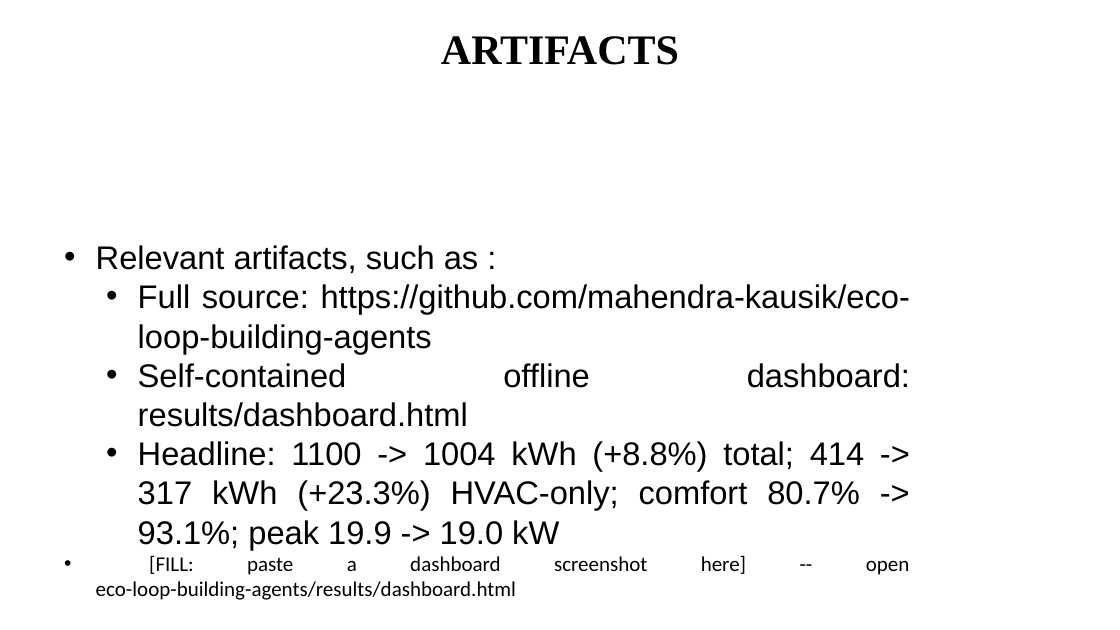
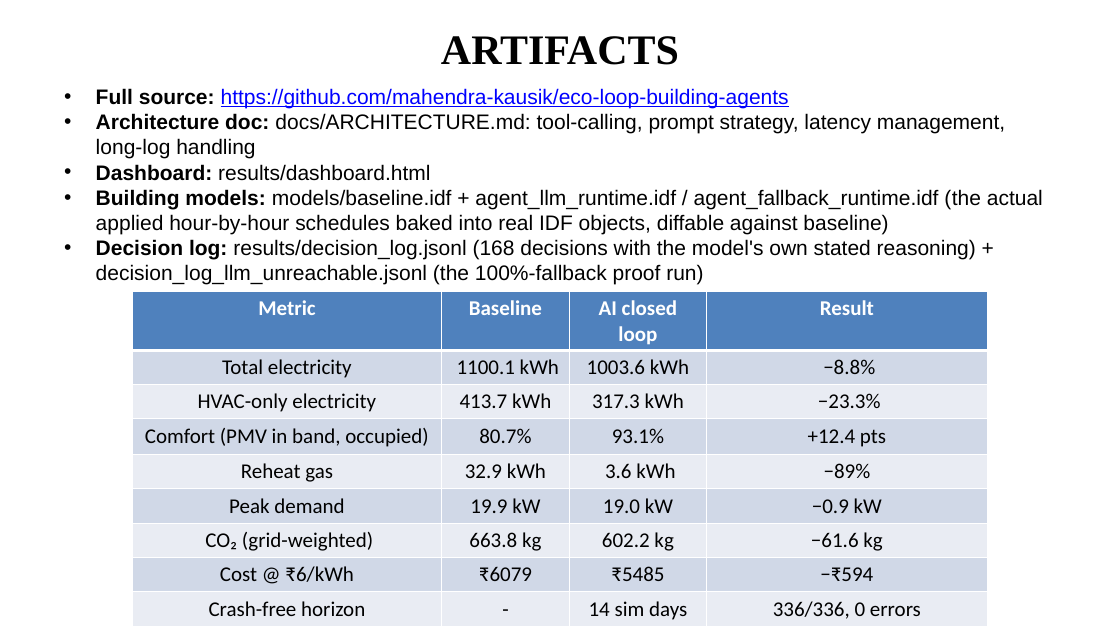
Before and after one commit to mahendra-kausik/eco-loop-building-agents, a slide deck: slide 5 of docs/Eco-Loop_Idea_Submission.pptx. Drawn at 1120x630 pixels with LibreOffice and Linux fonts; fonts in the diff are those of the drawing. Boxes give left, top, right and bottom in pixels: in the first picture for what was removed or moved away, otherwise in the second. Text is boxed around its words. In the diff, an @@ line names an element or a change of style, - is before the commit and + after.

```diff
--- a/docs/Eco-Loop_Idea_Submission.pptx
+++ b/docs/Eco-Loop_Idea_Submission.pptx
@@ text "Full source: https://github.com/mahendra-kausik/eco-loop-bui ...": place and size @@
-text "Full source: https://github.com/mahendra-kausik/eco-loop-bui ..." at <box>96,245,910,600</box>
+text "Full source: https://github.com/mahendra-kausik/eco-loop-bui ..." at <box>96,88,1043,285</box>
@@ text at <box>96,88,789,108</box>: size 28 to 18 pt in "Full source: https://github.com/mahendra-kausik/eco-loop-bui ..."; text colour #000000 to #0000FF, underline on in "https://github.com/mahendra-kausik/eco-loop-building-agents"; bold on in "Full source:"; alignment justified to left; list level 2 to 1 in "Full source: https://github.com/mahendra-kausik/eco-loop-bui ..." @@
@@ text at <box>96,113,1043,285</box>: text changed; size 28 to 18 pt @@
-  • Self-contained offline dashboard: results/dashboard.html
-  • Headline: 1100 -> 1004 kWh (+8.8%) total; 414 -> 317 kWh (+23.3%) HVAC-only; comfort 80.7% -> 93.1%; peak 19.9 -> 19.0 kW
-• [FILL: paste a dashboard screenshot here] -- open eco-loop-building-agents/results/dashboard.html
+• Architecture doc: docs/ARCHITECTURE.md: tool-calling, prompt strategy, latency management, long-log handling
+• Dashboard: results/dashboard.html
+• Building models: models/baseline.idf + agent_llm_runtime.idf / agent_fallback_runtime.idf (the actual applied hour-by-hour schedules baked into real IDF objects, diffable against baseline)
+• Decision log: results/decision_log.jsonl (168 decisions with the model's own stated reasoning) + decision_log_llm_unreachable.jsonl (the 100%-fallback proof run)
@@ text at <box>96,245,479,274</box>: paragraph removed @@
-• Relevant artifacts, such as :
@@ table added at <box>133,292,987,627</box>, 9 rows, 4 columns @@
+Metric | Baseline | AI closed loop | Result
+Total electricity | 1100.1 kWh | 1003.6 kWh | −8.8%
+HVAC-only electricity | 413.7 kWh | 317.3 kWh | −23.3%
+Comfort (PMV in band, occupied) | 80.7% | 93.1% | +12.4 pts
+Reheat gas | 32.9 kWh | 3.6 kWh | −89%
+Peak demand | 19.9 kW | 19.0 kW | −0.9 kW
+CO₂ (grid-weighted) | 663.8 kg | 602.2 kg | −61.6 kg
+Cost @ ₹6/kWh | ₹6079 | ₹5485 | −₹594
+Crash-free horizon | - | 14 sim days | 336/336, 0 errors
```
Also in this commit, not shown: 5 other slides changed, 4 other files.
